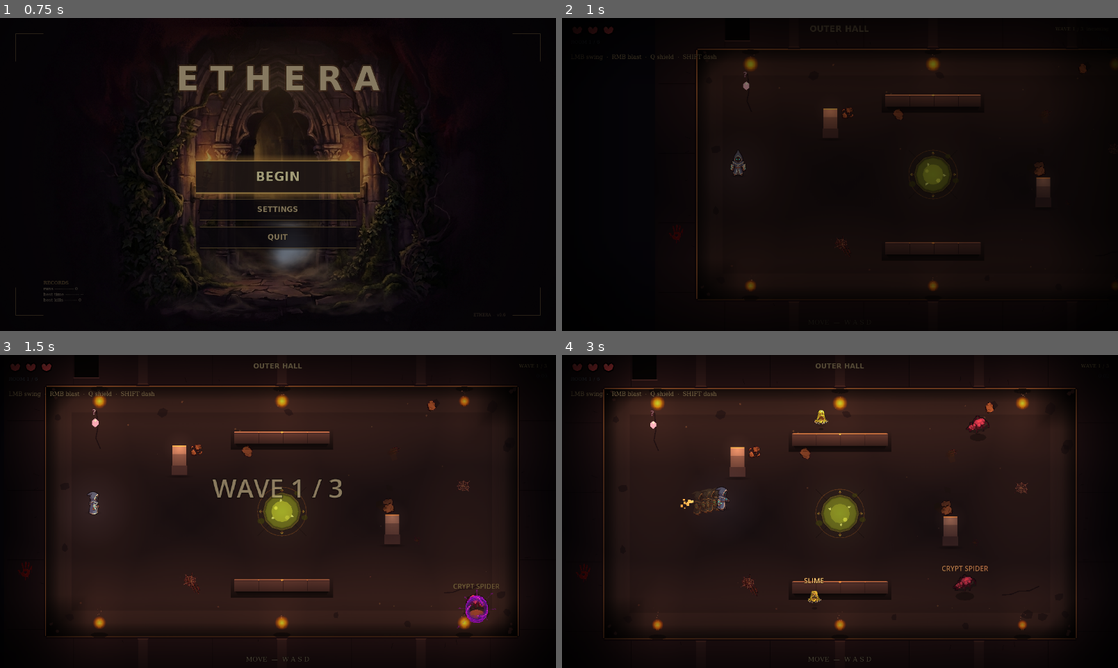
Above: before the commit, frames 1-4 (two rows, left to right).
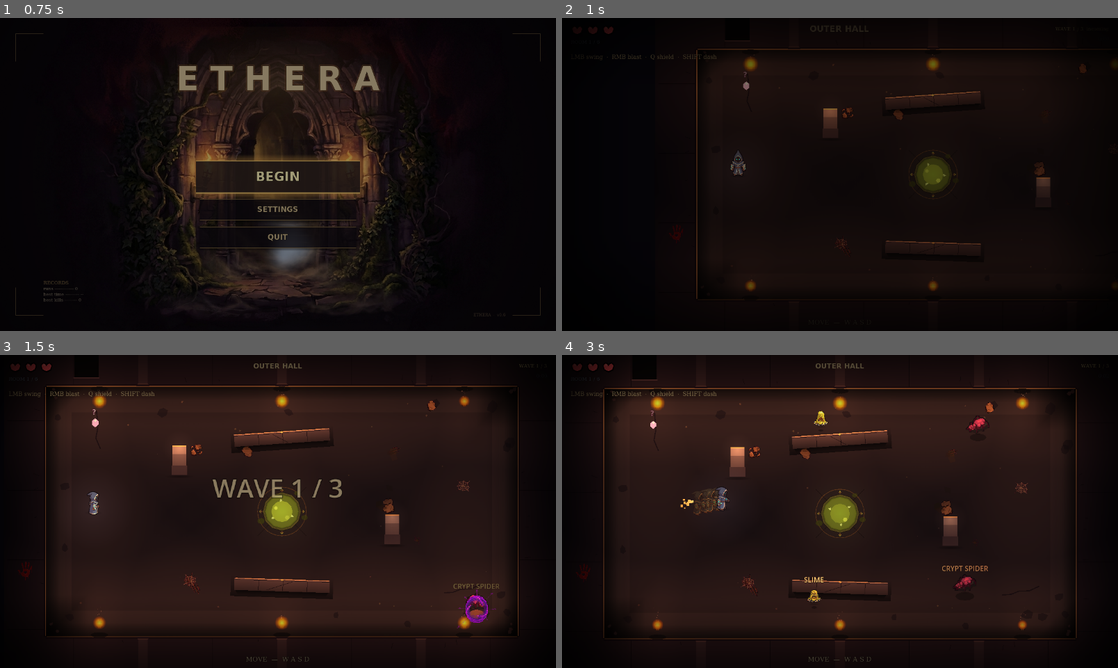
Above: after the commit, the same moments.

Repository: alitaghva1/ethera
Game: Godot game, scene res://scenes/main_menu.tscn
Same seed, same stepped clock (60 frames per second), same inputs: the game is played once before the commit and once after it.
Inputs (mouse positions are in pixels of both pictures, inside the frame that each line leads up to):
- Up to frame 1 (0.75 s): click "BEGIN" at 0.5 s
- Up to frame 2 (1 s): no input
- Up to frame 3 (1.5 s): tap Enter at 1.25 s; move the mouse to (400, 495) at 1.27 s; press the mouse at (400, 495) at 1.28 s; hold D (move_right) from 1.28 s (still down)
- Up to frame 4 (3 s): release D (move_right) at 2 s; release the mouse at (962, 495) at 2 s; drag from (728, 527) to (617, 423) at 2.02 s; move the mouse to (895, 442) at 2.77 s; hold D (move_right) from 2.78 s (still down); tap Shift (dash_strike) at 2.85 s

Frame 1 is identical in both runs. In frame 2, 0.2% of the frame differs, in the area x 58-76%, y 23-73%; in frame 3, 0.5%; in frame 4, 0.6%, in the area x 41-60%, y 17-80%.

Commit message:
feat(godot iter-190 batch 2): interior walls tilt slightly — fallen-slab reading
Cycle 10 Batch 2. User direction continued: "Make obstacles feel like
fallen stone slabs, broken crypt walls, or sarcophagus fragments."

Cycle 8 batch 2 added centered sigil + diagonal crack. This commit
goes one step further visually: 55% of interior walls now have a
slight rotation (±0.085 rad = ±4.9°) applied to the entire
StaticBody2D node. The wall and all its detail (side face, top face,
masonry seams, rivets, sigil, crack, contact shadow) rotate together;
the CollisionShape2D rotates WITH the body so gameplay honors the
visible footprint.

Per-wall seed: position-derived, so each wall has CONSISTENT rotation
across room visits. Without this, walls would jitter between entries
which would feel broken / non-authored.

Why this lands the "fallen slab" reading:
  • Strict axis-aligned rectangles read as "gameplay grid pieces"
  • Slight tilt reads as "the slab fell when the wall collapsed and
    came to rest at this angle"
  • Random direction + skip chance gives variety per room — some
    walls clean, some tilted left, some tilted right
  • Combined with the sigil/crack of cycle 8 + the masonry/rivets of
    cycle 6, each obstacle now has individual identity AND fallen
    physical character

What still feels weak (batch 3 target):
  • Cursed well needs the toxic wisps user mentioned
  • Perimeter could use more environmental storytelling (broken
    masonry chunks, rubble piles per user list)

Co-Authored-By: Claude Opus 4.7 (1M context) <noreply@anthropic.com>

Diff:
--- a/slime-depths-godot/scripts/main.gd
+++ b/slime-depths-godot/scripts/main.gd
@@ -868,6 +868,21 @@
 	body.collision_layer = 1
 	body.collision_mask = 0
 	body.position = r.position + r.size * 0.5
+	# Iter 190 batch 2 — 55% chance to tilt the wall slightly off-axis
+	# (±0.085 rad = ±4.9°) per user direction "fallen stone slabs,
+	# broken crypt walls, or sarcophagus fragments." Reads as "this
+	# slab fell and now rests at a slight angle" — pushes the wall
+	# from "gameplay block" toward "broken architectural fragment."
+	# Seed derived from position so each wall has a CONSISTENT rotation
+	# across visits — without this, walls would jitter between room
+	# entries which feels broken.
+	# Collision rotates with the body so gameplay honors the visible
+	# footprint (the rectangle shape transforms with the StaticBody2D
+	# node's rotation).
+	var rot_rng: RandomNumberGenerator = RandomNumberGenerator.new()
+	rot_rng.seed = int(body.position.x * 13.0 + body.position.y * 7.0 + 41.0)
+	if rot_rng.randf() < 0.55:
+		body.rotation = rot_rng.randf_range(-0.085, 0.085)
 	var shape: CollisionShape2D = CollisionShape2D.new()
 	var rect_shape: RectangleShape2D = RectangleShape2D.new()
 	rect_shape.size = r.size
